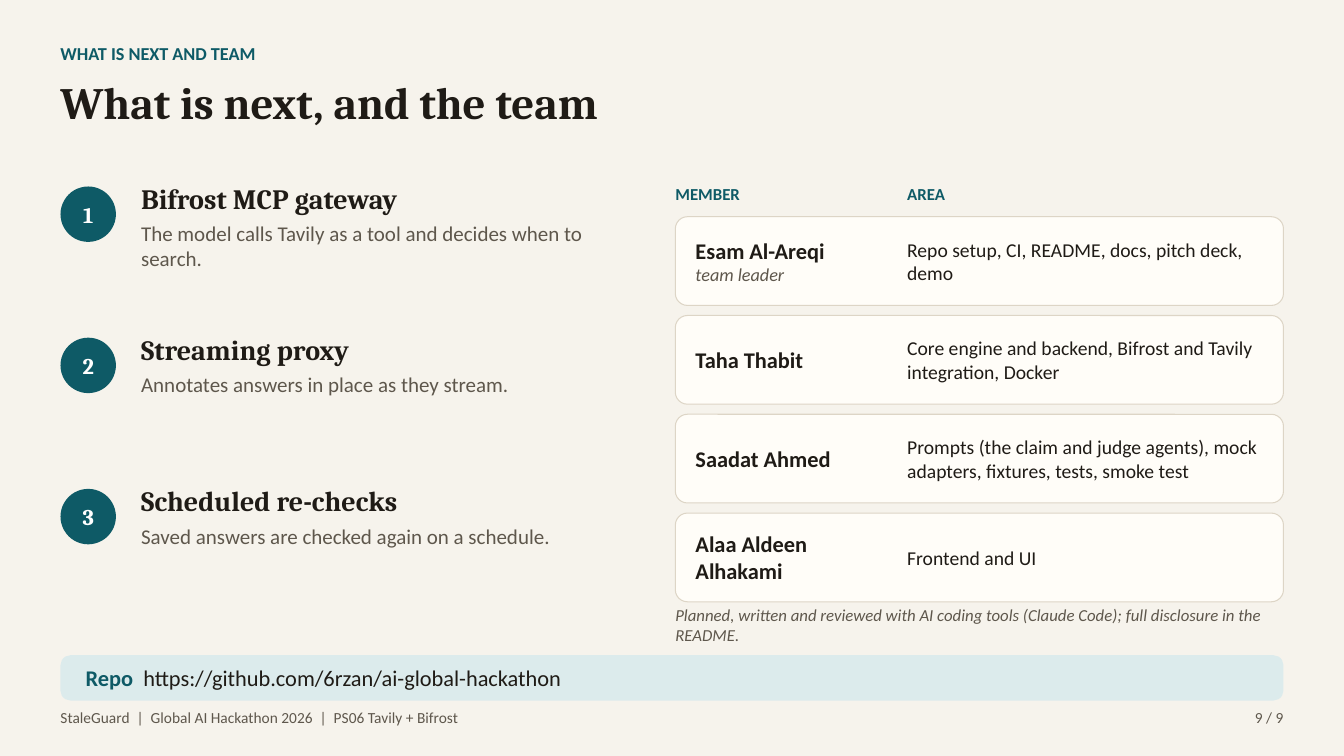
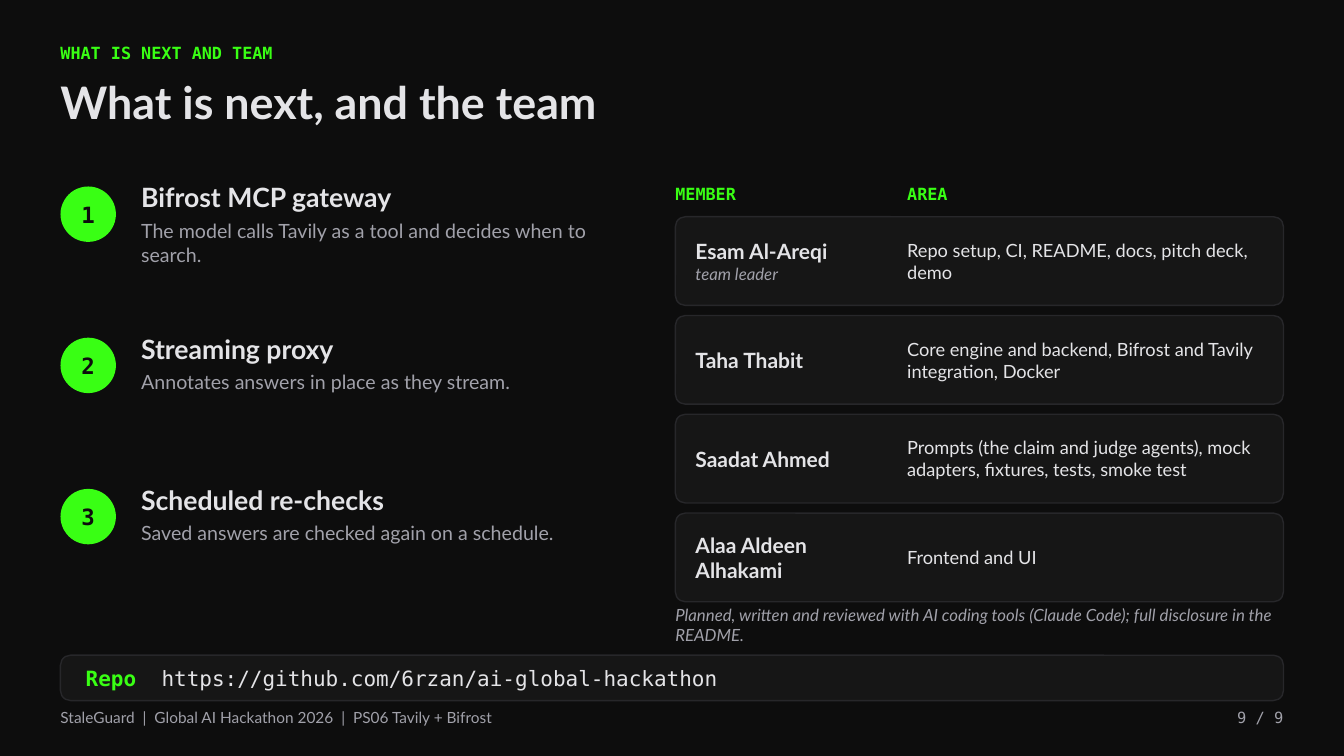
Before and after one commit to 6rzan/StaleGuard, a slide deck: slide 9 of docs/pitch/StaleGuard-pitch.pptx. Drawn at 1344x756 pixels with LibreOffice and Linux fonts; fonts in the diff are those of the drawing. Boxes give left, top, right and bottom in pixels: in the first picture for what was removed or moved away, otherwise in the second. Text is boxed around its words. In the diff, an @@ line names an element or a change of style, - is before the commit and + after.

Commit message:
docs: pitch deck in the new dark theme with Groq and xAI

```diff
--- a/docs/pitch/StaleGuard-pitch.pptx
+++ b/docs/pitch/StaleGuard-pitch.pptx
@@ background #F6F3EC to #0D0D0D @@
@@ text "WHAT IS NEXT AND TEAM" at <box>60,46,272,60</box>: size 13 to 12 pt, font Calibri to DejaVu Sans Mono, text colour #0E5A66 to #39FF14; line spacing 15.6pt to 14.4pt @@
@@ text "What is next, and the ..." at <box>60,85,597,125</box>: font Cambria to Lato, text colour #1F1B16 to #E4E4E7 @@
@@ text "MEMBER" at <box>675,188,736,200</box>: font Calibri to DejaVu Sans Mono, text colour #0E5A66 to #39FF14 @@
@@ text "AREA" at <box>907,187,947,200</box>: font Calibri to DejaVu Sans Mono, text colour #0E5A66 to #39FF14 @@
@@ text "Bifrost MCP gateway" at <box>141,187,586,262</box>: size 20 to 19 pt, font Cambria to Lato, text colour #1F1B16 to #E4E4E7 in "Bifrost MCP gateway"; size 15 to 14 pt, font Calibri to Lato, text colour #5E574C to #A1A1AA in "The model calls Tavily as a tool ..."; line spacing 24pt to 22.8pt; line spacing 18pt to 16.8pt @@
@@ text "Esam Al-Areqi" at <box>695,243,827,280</box>: size 16 to 15 pt, text colour #1F1B16 to #E4E4E7 in "Esam Al-Areqi"; font Calibri to Lato; size 13 to 12 pt, text colour #5E574C to #A1A1AA in "team leader"; line spacing 19.2pt to 18pt; line spacing 15.6pt to 14.4pt @@
@@ text "Streaming proxy" at <box>141,339,510,393</box>: size 20 to 19 pt, font Cambria to Lato, text colour #1F1B16 to #E4E4E7 in "Streaming proxy"; size 15 to 14 pt, font Calibri to Lato, text colour #5E574C to #A1A1AA in "Annotates answers in place as they stream."; line spacing 24pt to 22.8pt; line spacing 18pt to 16.8pt @@
@@ font Cambria to DejaVu Sans Mono, text colour #FFFFFF to #0D0D0D in 3 elements at <box>81,206,94,223</box>, <box>81,357,94,374</box>, <box>81,508,94,526</box> @@
@@ fill #0E5A66 to #39FF14 in 3 elements at <box>60,187,116,242</box>, <box>60,338,116,393</box>, <box>60,489,116,544</box> @@
@@ text "Scheduled re-checks" at <box>141,490,554,544</box>: size 20 to 19 pt, font Cambria to Lato, text colour #1F1B16 to #E4E4E7 in "Scheduled re-checks"; size 15 to 14 pt, font Calibri to Lato, text colour #5E574C to #A1A1AA in "Saved answers are checked again on a ..."; line spacing 24pt to 22.8pt; line spacing 18pt to 16.8pt @@
@@ fill #FFFDF8 to #161616; outline #DDD5C6 0.75 pt to #27272A 1 pt; proportions changed in 4 elements at <box>676,217,1284,306</box>, <box>676,316,1284,404</box>, <box>676,414,1284,503</box>, <box>676,513,1284,602</box> @@
@@ size 16 to 15 pt, font Calibri to Lato, text colour #1F1B16 to #E4E4E7; line spacing 19.2pt to 18pt in 3 elements at <box>695,352,803,368</box>, <box>695,451,830,467</box>, <box>695,537,807,578</box> @@
@@ size 14 to 13 pt, font Calibri to Lato, text colour #1F1B16 to #E4E4E7; line spacing 16.8pt to 15.6pt in 4 elements at <box>907,243,1248,279</box>, <box>907,342,1253,382</box>, <box>907,440,1250,479</box>, <box>907,550,1036,564</box> @@
@@ text "Planned, written and reviewed with ..." at <box>675,608,1272,641</box>: font Calibri to Lato, text colour #5E574C to #A1A1AA @@
@@ rounded rectangle at <box>60,655,1284,701</box>: fill #DCEBEC to #161616; outline none to #27272A 1 pt @@
@@ text "Repo https://github.com/6rzan/ai-global-hackathon" at <box>86,670,718,691</box>: size 16 to 15 pt, font Calibri to DejaVu Sans Mono, text colour #1F1B16 to #E4E4E7; text colour #0E5A66 to #39FF14 in "Repo"; line spacing 19.2pt to 18pt @@
@@ text "StaleGuard | Global AI Hackathon ..." at <box>60,711,492,726</box>: font Calibri to Lato, text colour #5E574C to #A1A1AA @@
@@ text "9 / 9" at <box>1237,711,1283,723</box>: font Calibri to DejaVu Sans Mono, text colour #5E574C to #A1A1AA @@
```
Also in this commit, not shown: 8 other slides changed, 2 other files.
